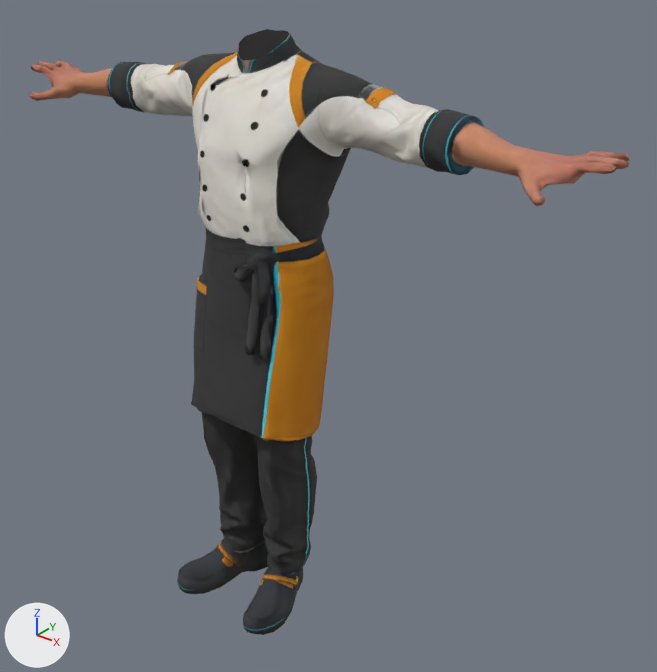
Renders of the glTF model space-station/assets/crew/suit_cook.glb from each side of a commit.
Camera for both pictures: a camera (50 mm lens) standing at (1.54, -1.66, 1.89) and looking at (0.15, 0.08, 0.82). Arrows for +X, +Y and +Z are at lower left; the lights stay in place. The picture after the commit comes second. Vertices at exactly the same position are counted once.

The older version as bpy lines, for what is in view:
```python
me_suit_cook = bpy.data.meshes.new('suit_cook')
me_suit_cook.from_pydata(...)  # 4380 vertices, 8601 faces; spans x -0.92..0.92, y -0.27..0.15, z -0.01..1.6
me_suit_cook.materials.append(mat_tripo_mat_2c2aec9f_a42b_446e_954c_6126815130e6)  # picture img_tripo_image_2c2aec9f_a42b_446e_954c_6126815130e6_0_0
ob_suit_cook = bpy.data.objects.new('suit_cook', me_suit_cook)
ob_suit_cook.location = (0.0, 0.0, 0.0)
```
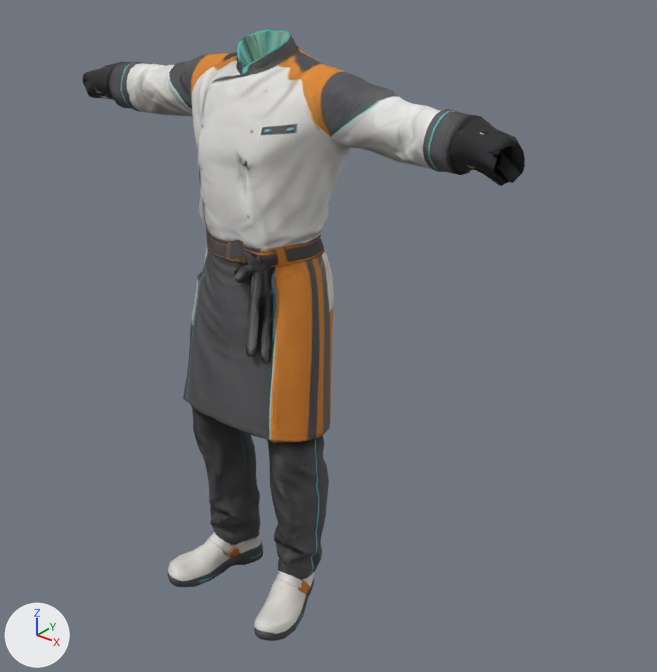
Changed parts and their boxes [x1, y1, x2, y2] in the pictures (657 x 672 px; the box of a moved part takes in the faces that stretch with it):
'suit_cook', reshaped (26% narrower)
    before: [29, 29, 629, 635]
    after: [83, 29, 525, 641]
part 1 of me_suit_cook, moved or reshaped
    before: [177, 36, 322, 635]
    after: [168, 29, 331, 641]
part 2 of me_suit_cook, moved or reshaped
    before: [445, 115, 629, 206]
    after: [445, 115, 525, 186]
part 3 of me_suit_cook, reshaped
    before: [29, 61, 129, 102]
    after: [83, 62, 129, 103]
part 4 of me_suit_cook, surface changed
    before: [203, 77, 525, 631]
    after: [193, 78, 484, 634]
part 5 of me_suit_cook, recoloured
    before: [99, 33, 525, 631]
    after: [93, 33, 495, 634]

What changed in the scene script:
```text
Add img_tripo_image_e20f03f5_6f9f_430d_868c_c43956e533e0_0_0:
    img_tripo_image_e20f03f5_6f9f_430d_868c_c43956e533e0_0_0 = load_image('tripo_image_e20f03f5-6f9f-430d-868c-c43956e533e0_0_0', '_unpacked/tripo_image_e20f03f5-6f9f-430d-868c-c43956e533e0_0_0', 1024, 1024, 'sRGB')
Add mat_tripo_mat_e20f03f5_6f9f_430d_868c_c43956e533e0_001:
    mat_tripo_mat_e20f03f5_6f9f_430d_868c_c43956e533e0_001 = principled_material('tripo_mat_e20f03f5-6f9f-430d-868c-c43956e533e0.001')
    mat_tripo_mat_e20f03f5_6f9f_430d_868c_c43956e533e0_001.texture = img_tripo_image_e20f03f5_6f9f_430d_868c_c43956e533e0_0_0
    mat_tripo_mat_e20f03f5_6f9f_430d_868c_c43956e533e0_001.roughness = 0.9
Change me_suit_cook:
    used by ob_suit_cook; location = (0.0, 0.0, 0.0)
    remove me_suit_cook.from_pydata(...)  # 4380 vertices, 8601 faces; spans x -0.92..0.92, y -0.27..0.15, z -0.01..1.6
    add me_suit_cook.from_pydata(...)  # 3991 vertices, 7849 faces; spans x -0.67..0.68, y -0.27..0.15, z -0.01..1.6
    me_suit_cook part 1: 585 vertices moved from x -0.2..0.2, y -0.27..0.14, z -0.01..1.5 to x -0.23..0.23, y -0.27..0.14, z -0.01..1.5; 1627 vertices removed from x -0.2..0.2, y -0.27..0.12, z -0.01..1.57; 1641 vertices added at x -0.23..0.23, y -0.27..0.12, z -0.01..1.59
    me_suit_cook part 2: 43 vertices moved from x 0.56..0.74, y -0.03..0.1, z 1.36..1.47 to x 0.56..0.68, y -0.02..0.1, z 1.35..1.47; 264 vertices removed from x 0.56..0.92, y -0.1..0.1, z 1.35..1.45; 129 vertices added at x 0.58..0.68, y -0.02..0.1, z 1.34..1.45
    me_suit_cook part 3: 30 vertices moved from x -0.72..-0.56, y -0.02..0.09, z 1.36..1.46 to x -0.67..-0.54, y -0.02..0.1, z 1.35..1.47; 259 vertices removed from x -0.92..-0.54, y -0.11..0.1, z 1.35..1.47; 114 vertices added at x -0.67..-0.54, y -0.02..0.09, z 1.36..1.47
    me_suit_cook part 4: 115 kept faces spanning x -0.63..0.66, y -0.27..0.11, z -0.01..1.5 get new texture (UV) coordinates
    me_suit_cook part 5: 3289 faces spanning x -0.63..0.66, y -0.27..0.15, z -0.01..1.6 switch from mat_tripo_mat_2c2aec9f_a42b_446e_954c_6126815130e6 (picture img_tripo_image_2c2aec9f_a42b_446e_954c_6126815130e6_0_0) to mat_tripo_mat_e20f03f5_6f9f_430d_868c_c43956e533e0_001 (picture img_tripo_image_e20f03f5_6f9f_430d_868c_c43956e533e0_0_0)
    other edits to the shape of me_suit_cook do not show in these pictures
```
